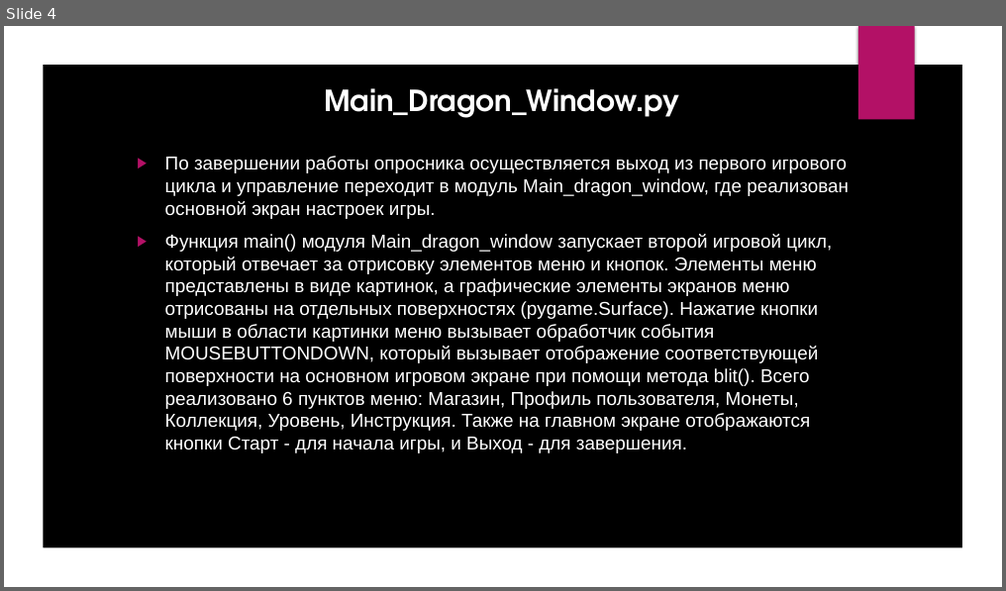
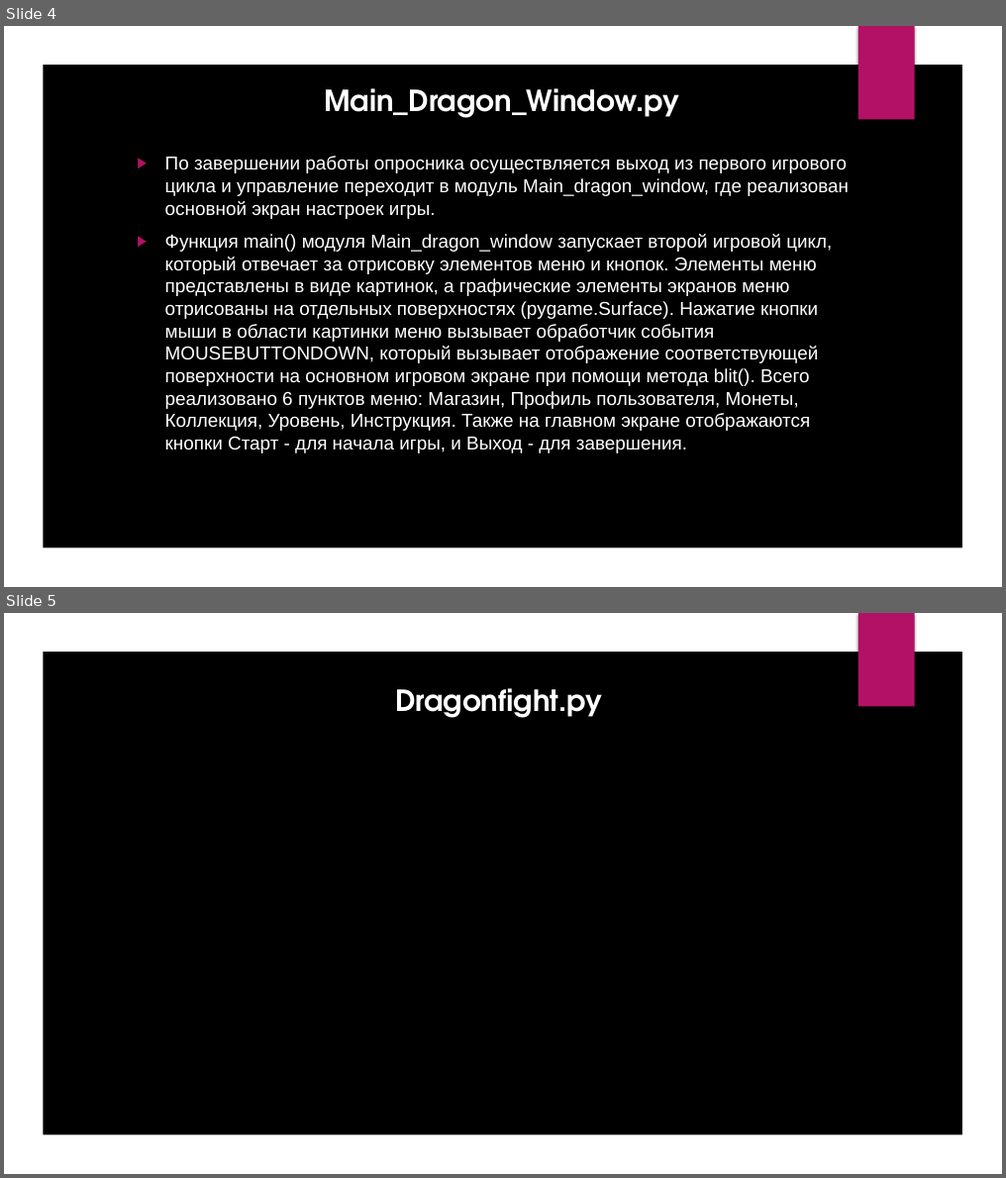
Before and after one commit to VeraPavlovskaya/PyGameProject, a slide deck: presentation.pptx. Shown one above the other, each under a label of ours: slide 4 before the commit, slides 4 and 5 after it. The pictures are 1006x591 and 1006x1178 pixels, drawn with LibreOffice and Linux fonts; fonts in the diff are those of the drawing; background and template pictures are left out. Boxes give left, top, right and bottom in pixels: in the first picture for what was removed or moved away, otherwise in the second. Text is boxed around its words. In the diff, an @@ line names an element or a change of style, - is before the commit and + after.

```diff
--- a/presentation.pptx
+++ b/presentation.pptx
@@ slide 5 added at [4, 613, 1002, 1174], background picture (left out); not listed: 5 template elements that a slide beside it also shows @@
@@ rectangle added at [4, 613, 1002, 1174], fill #000000 @@
@@ freeform shape added at [4, 613, 1002, 1174], fill #FFFFFF @@
@@ rectangle added at [858, 613, 915, 707], fill #B31166 @@
@@ title added at [395, 688, 603, 718], 28 pt, text #FFFFFF, bold @@
+Dragonfight.py
```
Also in this commit, not shown: 1 slide changed, 4 other slides added.
